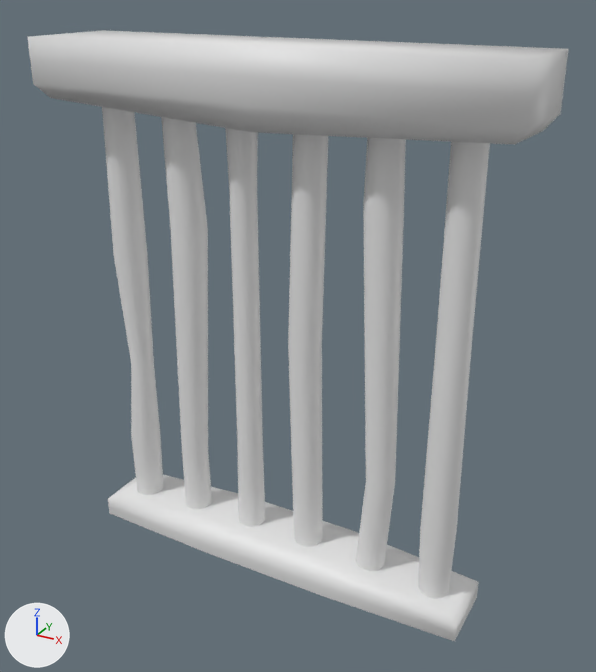
An edit to the FBX model Assets/Meshes/LP_MetalBars.fbx, drawn before and after from the same camera.
Before and after are seen from a camera (50 mm lens) standing at (1.76, -3.01, 2.75) and looking at (0.09, 0.04, 1.23). The axes (+X, +Y, +Z) are drawn at lower left. The lights are the same throughout. The picture after the commit comes second. Where no turn or scale is listed for an object, it has been applied to the vertices.

Script lines for the objects in view, before the commit:
```python
me_cube_027 = bpy.data.meshes.new('Cube.027')
me_cube_027.from_pydata(...)  # 344 vertices, 265 faces; spans x -1.09..1.09, y -0.24..0.24, z 0.0..2.5
ob_lp_metalbars = bpy.data.objects.new('LP_MetalBars', me_cube_027)
ob_lp_metalbars.location = (0.0, 0.0, 0.0)
```
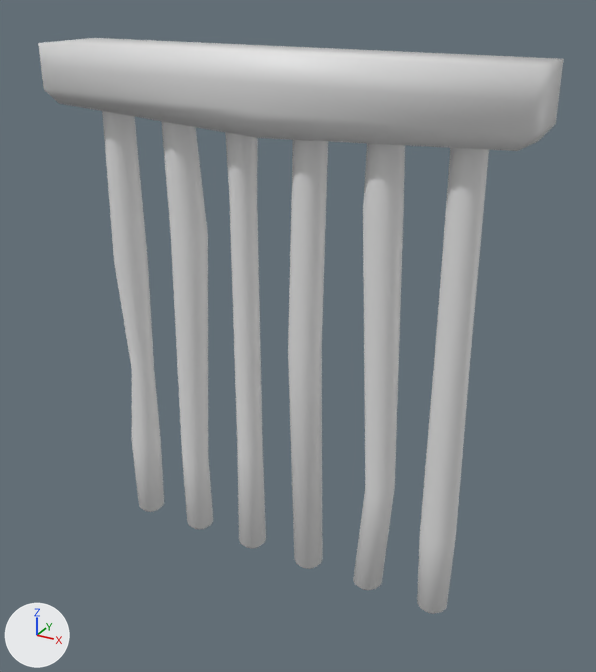
What differs and where, as boxes (x1, y1, x2, y2) in the pictures (596 x 672 px; the box of a moved part takes in the faces that stretch with it):
'LP_MetalBars', reshaped: before (28, 30, 569, 641); after (38, 38, 564, 614)
part 1 of me_cube_027, moved or reshaped: before (28, 30, 569, 145); after (38, 38, 564, 151)
part 2 of me_cube_027, rebuilt: before (102, 107, 163, 495); after (102, 111, 164, 512)
part 3 of me_cube_027, rebuilt: before (225, 128, 266, 527); after (225, 132, 266, 549)
part 4 of me_cube_027, rebuilt: before (161, 117, 212, 509); after (161, 121, 213, 530)
part 5 of me_cube_027, rebuilt: before (418, 142, 490, 599); after (417, 148, 489, 614)
part 6 of me_cube_027, rebuilt: before (356, 138, 406, 571); after (353, 143, 405, 590)
part 7 of me_cube_027, rebuilt: before (288, 134, 328, 547); after (288, 140, 328, 569)
part 8 of me_cube_027, deleted: before (108, 475, 479, 641)

What the commit changed:
me_cube_027 is used by ob_lp_metalbars; location (0.0, 0.0, 0.0).
me_cube_027 had 344 vertices, 265 faces and spanned x -1.09..1.09, y -0.24..0.24, z 0.0..2.5.
me_cube_027 now has 408 vertices, 364 faces and spans x -1.09..1.09, y -0.18..0.18, z 0.0..2.47.
me_cube_027 part 1: the loose piece of 24 vertices spanning x -1.09..1.09, y -0.24..0.24, z 2.17..2.5 is scaled about its middle by (1, 0.754, 1), then moved by (0.0, 0.0, -0.03).
me_cube_027 part 2: the loose piece of 60 vertices spanning x -0.91..-0.75, y -0.08..0.08, z 0.03..2.27 is rebuilt with 76 vertices and now spans x -0.92..-0.75, y -0.08..0.08, z 0.0..2.24.
me_cube_027 part 3: the loose piece of 48 vertices spanning x -0.24..-0.09, y -0.07..0.07, z 0.03..2.27 is rebuilt with 64 vertices and now spans x -0.24..-0.09, y -0.07..0.07, z 0.0..2.24.
me_cube_027 part 4: the loose piece of 48 vertices spanning x -0.58..-0.38, y -0.09..0.09, z 0.03..2.27 is rebuilt with 64 vertices and now spans x -0.58..-0.38, y -0.09..0.09, z 0.0..2.24.
me_cube_027 part 5: the loose piece of 48 vertices spanning x 0.75..0.92, y -0.08..0.08, z 0.03..2.27 is rebuilt with 64 vertices and now spans x 0.75..0.92, y -0.08..0.08, z 0.0..2.24.
me_cube_027 part 6: the loose piece of 48 vertices spanning x 0.42..0.61, y -0.08..0.08, z 0.03..2.27 is rebuilt with 64 vertices and now spans x 0.42..0.61, y -0.08..0.08, z 0.0..2.24.
me_cube_027 part 7: the loose piece of 36 vertices spanning x 0.07..0.24, y -0.08..0.08, z 0.03..2.27 is rebuilt with 52 vertices and now spans x 0.07..0.24, y -0.08..0.08, z 0.0..2.24.
me_cube_027 part 8: the loose piece of 32 vertices spanning x -1.0..1.0, y -0.2..0.2, z 0.0..0.15 is deleted.
